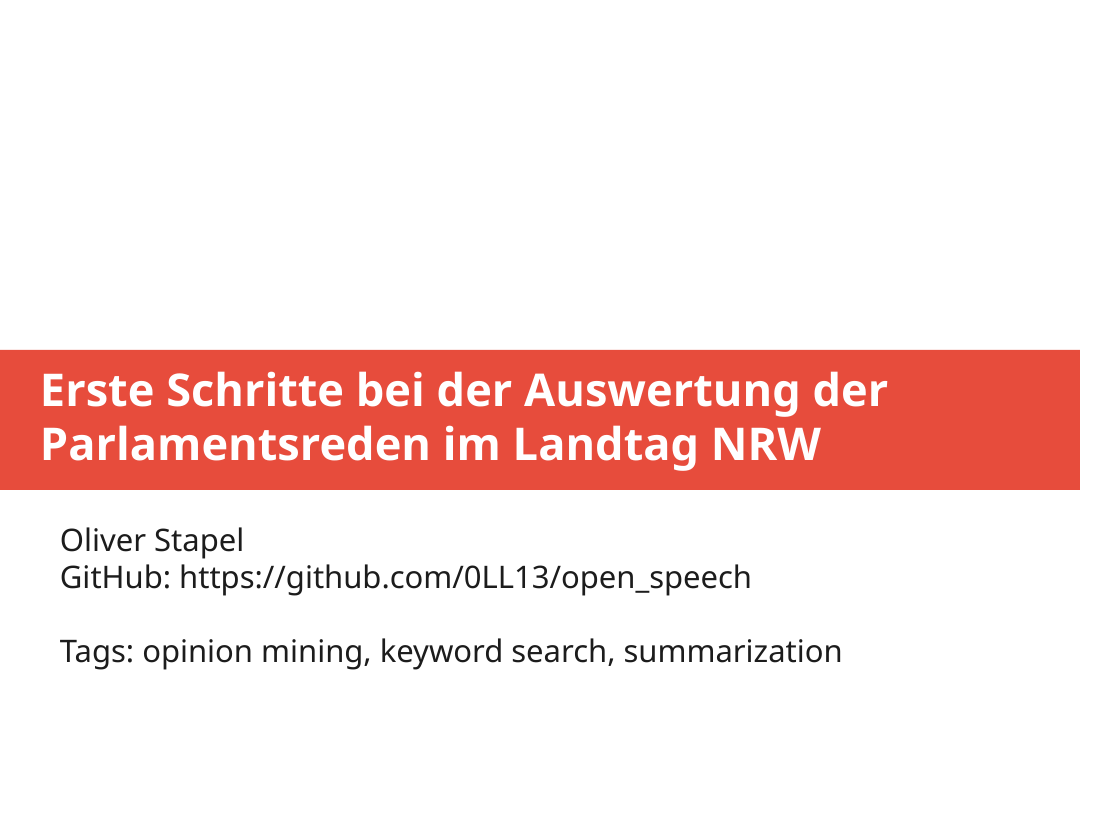
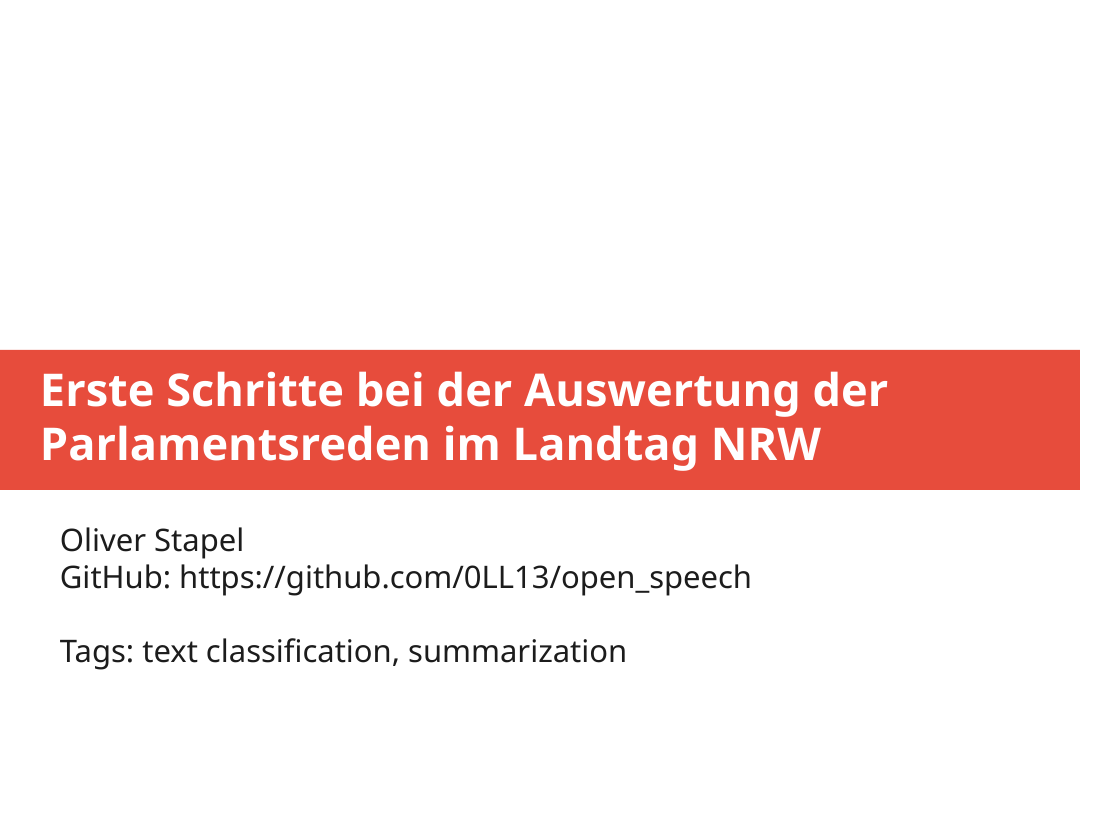
Before and after one commit to 0LL13/open_speech, a slide deck: slide 1 of speech_analysis.odp. Drawn at 1120x840 pixels with LibreOffice and Linux fonts; fonts in the diff are those of the drawing. Boxes give left, top, right and bottom in pixels: in the first picture for what was removed or moved away, otherwise in the second. Text is boxed around its words. In the diff, an @@ line names an element or a change of style, - is before the commit and + after.

```diff
--- a/speech_analysis.odp
+++ b/speech_analysis.odp
@@ subtitle at (x1=60, y1=638, x2=627, y2=670): text changed @@
-Tags: opinion mining, keyword search, summarization
+Tags: text classification, summarization
```
Also in this commit, not shown: 3 other slides changed, 2 other files.
